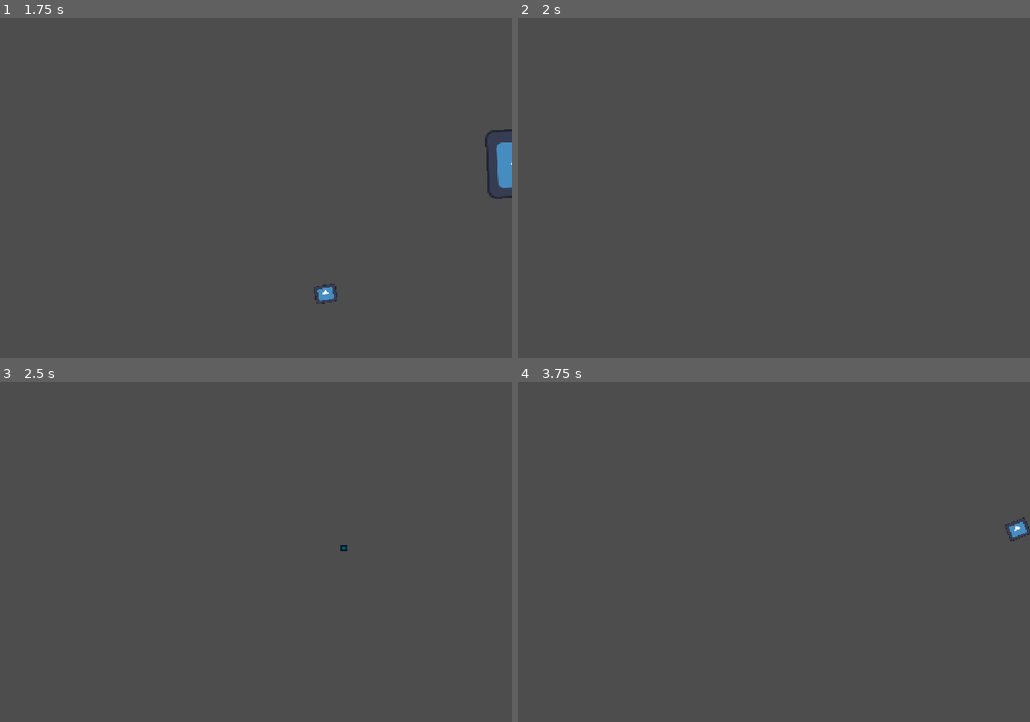
Above: before the commit, frames 1-4 (two rows, left to right).
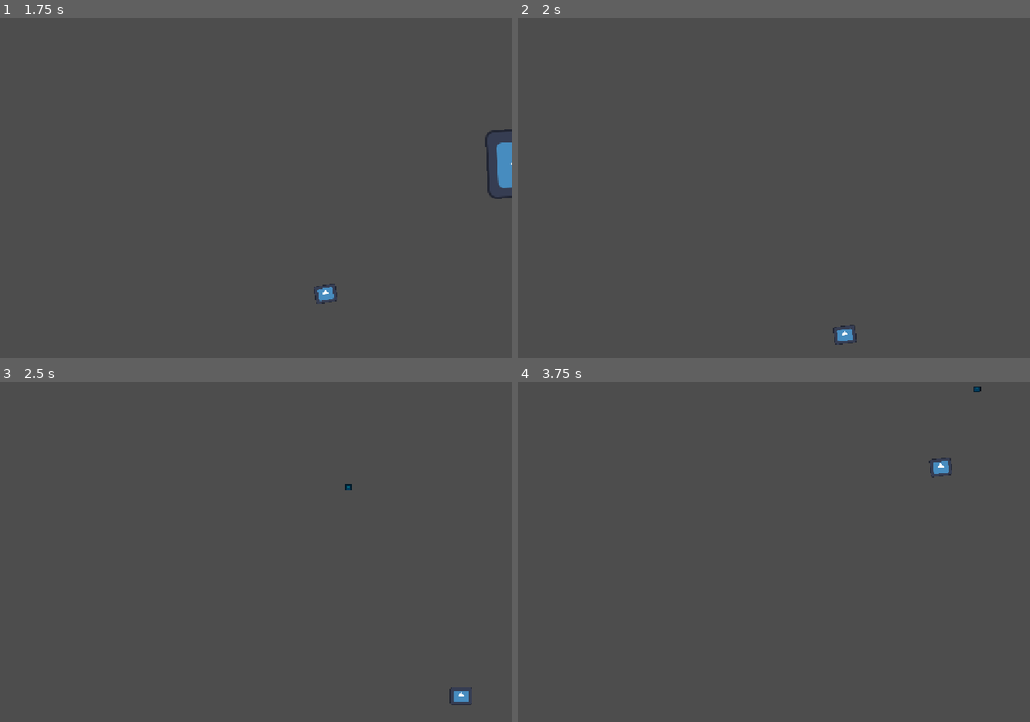
Above: after the commit, the same moments.

Repository: santiagocastellanos-ARISEN/Asteroids
Game: Godot game, scene res://Main_Scene.tscn
Same seed, same stepped clock (60 frames per second), same inputs: the game is played once before the commit and once after it. The engine's default icon, where the game draws it, is replaced by a stand-in: a white triangle on a blue panel in a dark square.
Inputs (mouse positions are in pixels of both pictures, inside the frame that each line leads up to):
- Up to frame 1 (1.75 s): tap Enter at 0.5 s; move the mouse to (337, 167) at 0.52 s; hold D (Right) 0.53-1.28 s; click (337, 167) at 0.6 s; move the mouse to (76, 201) at 1.27 s; hold S (Down) from 1.28 s (still down); click (76, 201) at 1.35 s
- Up to frame 2 (2 s): keep holding S (Down)
- Up to frame 3 (2.5 s): move the mouse to (266, 470) at 2.02 s; release S (Down) at 2.03 s; hold D (Right) from 2.03 s (still down); click (266, 470) at 2.1 s
- Up to frame 4 (3.75 s): move the mouse to (692, 616) at 2.77 s; release D (Right) at 2.78 s; hold W (UP) 2.78-3.53 s; click (692, 616) at 2.85 s; move the mouse to (907, 599) at 3.52 s; hold A (Left) from 3.53 s (still down); click (907, 599) at 3.6 s

Frame 1 is identical in both runs. In frame 2, 0.1% of the frame differs, in the area x 61-67%, y 90-97%; in frame 3, 0.2%; in frame 4, 0.3%, in the area x 80-100%, y 1-47%.

Commit message:
Borders
Stuff

Diff:
--- a/Bullet.tscn
+++ b/Bullet.tscn
@@ -17,3 +17,5 @@
 [node name="Sprite2D" type="Sprite2D" parent="." unique_id=1911199560]
 scale = Vector2(0.10546874, 0.08593751)
 texture = ExtResource("1_ayd6b")
+
+[node name="VisibleOnScreenNotifier2D" type="VisibleOnScreenNotifier2D" parent="." unique_id=808888129]
--- a/Main_Scene.tscn
+++ b/Main_Scene.tscn
@@ -4,11 +4,44 @@
 [ext_resource type="PackedScene" uid="uid://f2fquuoffj" path="res://Ship.tscn" id="2_tkmsp"]
 [ext_resource type="PackedScene" uid="uid://wix7hdexdxsb" path="res://Asteroid.tscn" id="3_tkmsp"]
 
+[sub_resource type="RectangleShape2D" id="RectangleShape2D_xefov"]
+size = Vector2(18, 639)
+
+[sub_resource type="RectangleShape2D" id="RectangleShape2D_yqt02"]
+size = Vector2(1139, 20.5)
+
+[sub_resource type="RectangleShape2D" id="RectangleShape2D_tve2t"]
+size = Vector2(1128, 27)
+
+[sub_resource type="RectangleShape2D" id="RectangleShape2D_36c0m"]
+size = Vector2(18, 630)
+
 [node name="MainScene" type="Node2D" unique_id=432693084]
 script = ExtResource("1_8sucx")
 
 [node name="Ship" parent="." unique_id=170602199 instance=ExtResource("2_tkmsp")]
 position = Vector2(405, 286)
+collision_mask = 5
 
 [node name="Asteroid" parent="." unique_id=2043537414 instance=ExtResource("3_tkmsp")]
 position = Vector2(830, 290)
+
+[node name="StaticBody2D" type="StaticBody2D" parent="." unique_id=249269605]
+position = Vector2(315, 350)
+collision_layer = 4
+
+[node name="CollisionShape2D" type="CollisionShape2D" parent="StaticBody2D" unique_id=1067870927]
+position = Vector2(-306, -33.5)
+shape = SubResource("RectangleShape2D_xefov")
+
+[node name="CollisionShape2D2" type="CollisionShape2D" parent="StaticBody2D" unique_id=217183658]
+position = Vector2(273, -338.25)
+shape = SubResource("RectangleShape2D_yqt02")
+
+[node name="CollisionShape2D3" type="CollisionShape2D" parent="StaticBody2D" unique_id=1367436876]
+position = Vector2(269, 281.5)
+shape = SubResource("RectangleShape2D_tve2t")
+
+[node name="CollisionShape2D4" type="CollisionShape2D" parent="StaticBody2D" unique_id=1890173236]
+position = Vector2(826, -25)
+shape = SubResource("RectangleShape2D_36c0m")
--- a/bullet.gd
+++ b/bullet.gd
@@ -6,3 +6,6 @@
 		if!(obj is Asteroid): continue
 		(obj as Asteroid)._take_dmg()
 	pass
+
+func _on_visible_on_screen_notifier_2d_screen_exited() -> void:
+	queue_free()
